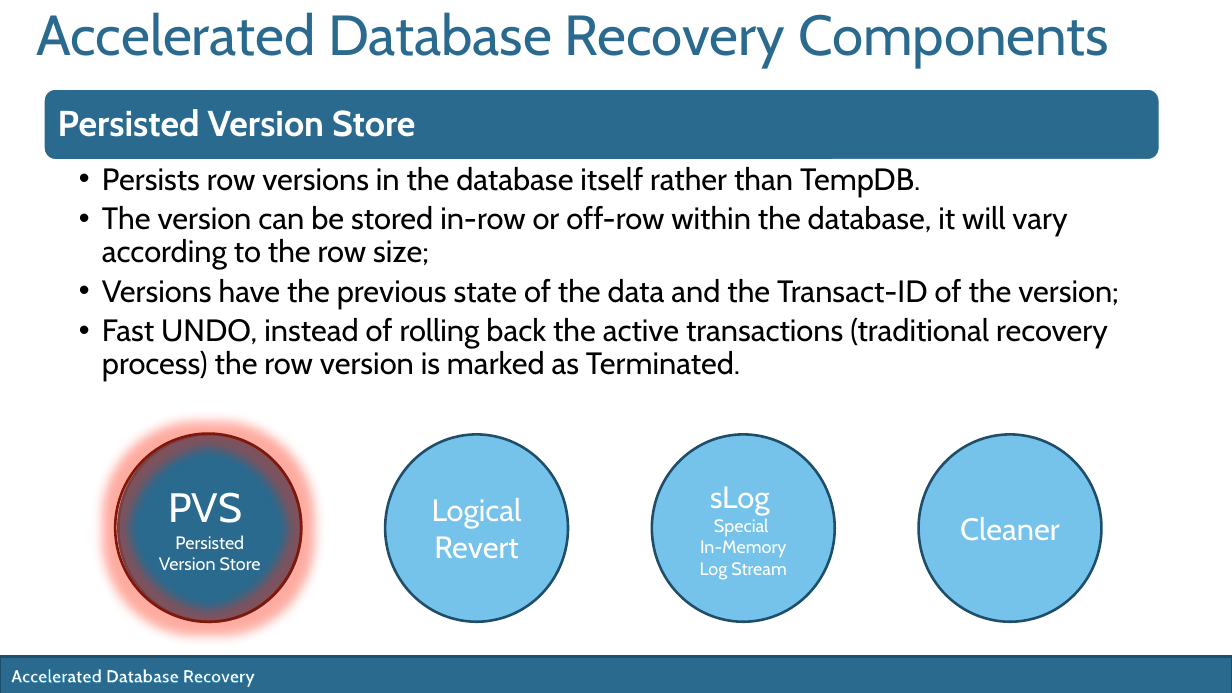
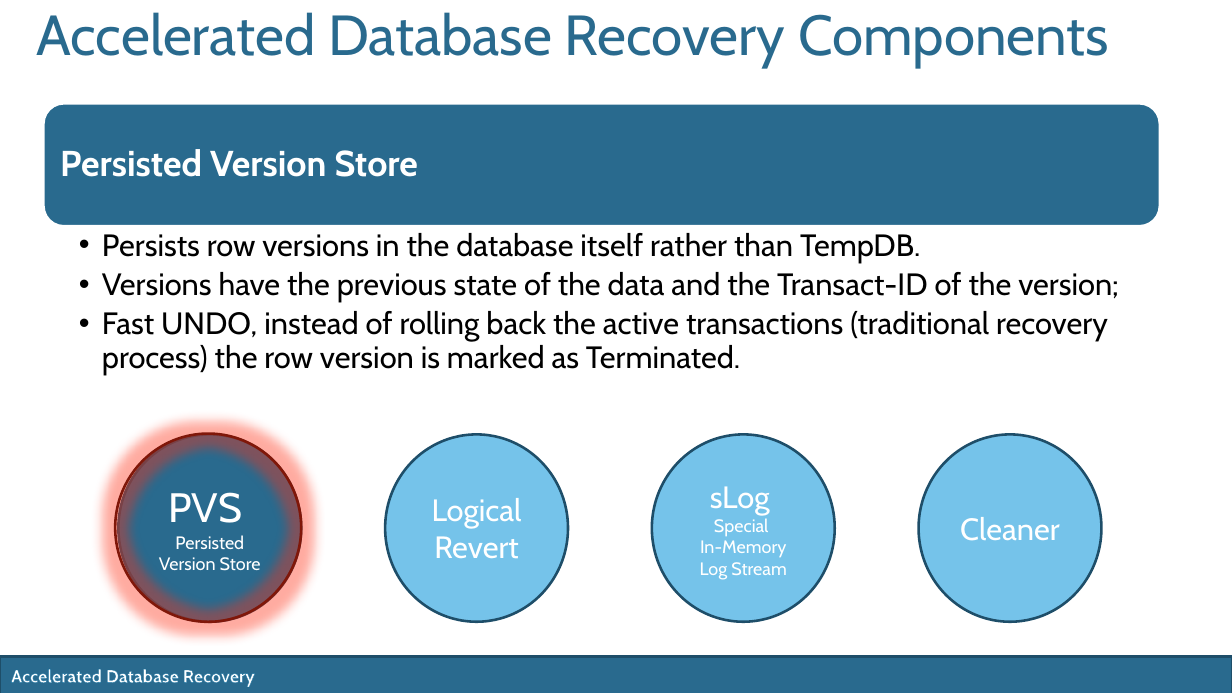
Before and after one commit to SQLMCT/SQL_Performance_Tuning, a slide deck: slide 9 of Accelerated_Database_Recovery/JD_Accelerated_Database_Recovery.pptx. Drawn at 1232x693 pixels with LibreOffice and Linux fonts; fonts in the diff are those of the drawing; background and template pictures are left out. Boxes give left, top, right and bottom in pixels: in the first picture for what was removed or moved away, otherwise in the second. Text is boxed around its words. In the diff, an @@ line names an element or a change of style, - is before the commit and + after.

```diff
--- a/Accelerated_Database_Recovery/JD_Accelerated_Database_Recovery.pptx
+++ b/Accelerated_Database_Recovery/JD_Accelerated_Database_Recovery.pptx
@@ rounded rectangle: place and size @@
-rounded rectangle at (43,89,1160,161)
+rounded rectangle at (43,104,1160,226)
@@ text "Persisted Version Store": place and size @@
-text "Persisted Version Store" at (58,109,415,137)
+text "Persisted Version Store" at (60,149,418,177)
@@ text at (102,206,1067,269): paragraph removed @@
-  • The version can be stored in-row or off-row within the database, it will vary according to the row size;
@@ text "Persists row versions in the ...": place and size @@
-text "Persists row versions in the ..." at (102,167,1119,381)
+text "Persists row versions in the ..." at (102,233,1119,374)
```
Also in this commit, not shown: 3 other slides changed.
